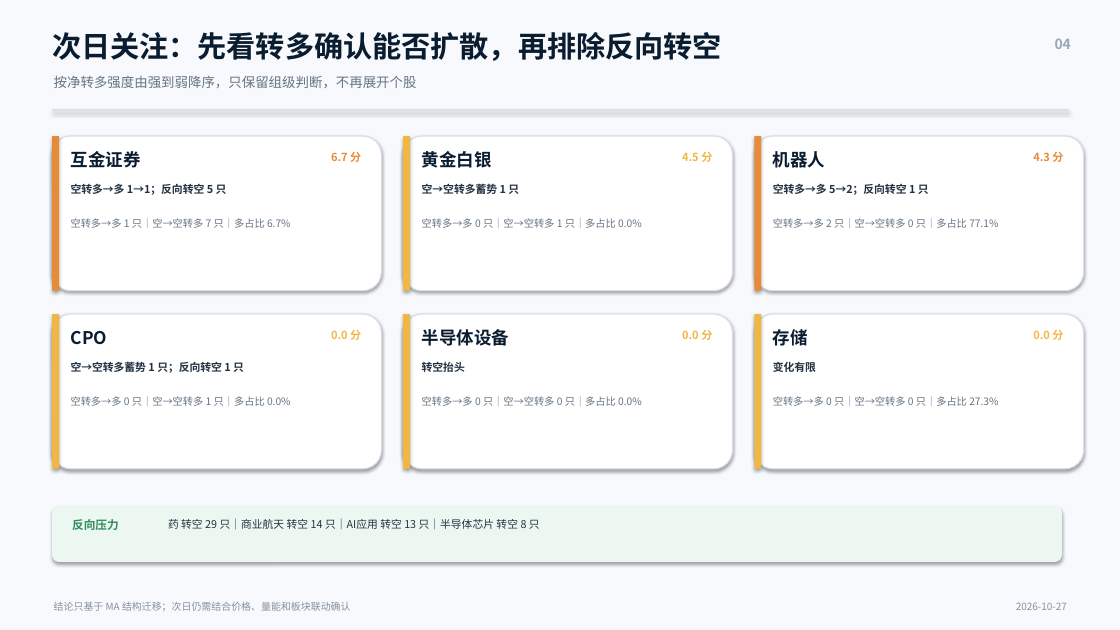
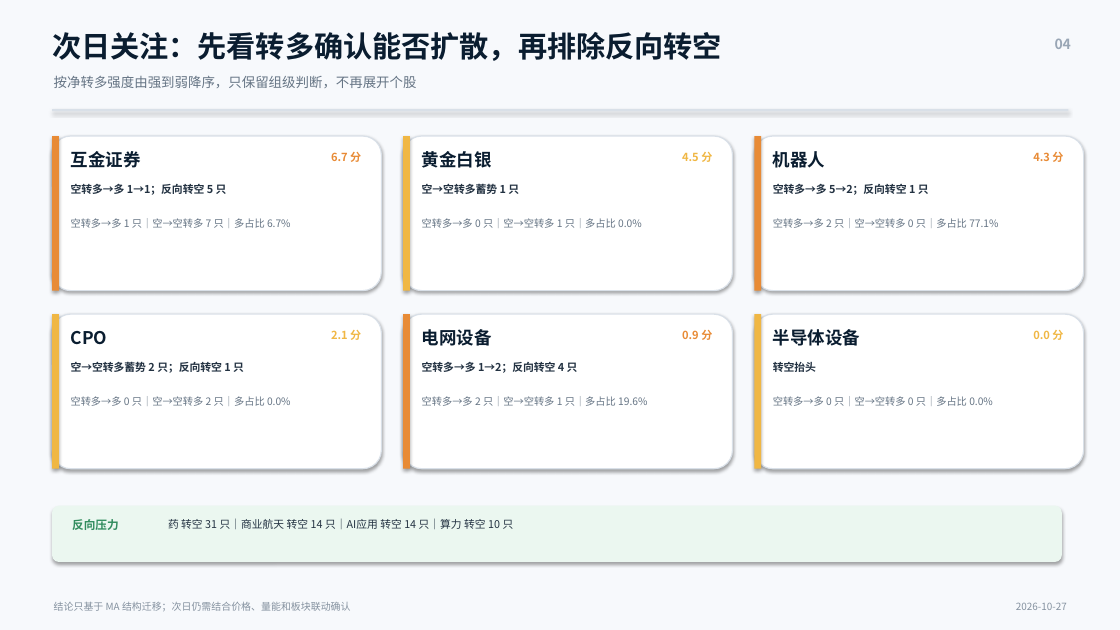
Before and after one commit to nancybhc/a-share-blast-lab, a slide deck: slide 4 of assets/多空阶段简报_2026-10-27.pptx. Drawn at 1120x630 pixels with LibreOffice and Linux fonts; fonts in the diff are those of the drawing. Boxes give left, top, right and bottom in pixels: in the first picture for what was removed or moved away, otherwise in the second. Text is boxed around its words. In the diff, an @@ line names an element or a change of style, - is before the commit and + after.

```diff
--- a/assets/多空阶段简报_2026-10-27.pptx
+++ b/assets/多空阶段简报_2026-10-27.pptx
@@ rectangle at (x1=403, y1=314, x2=410, y2=469): fill #F0B744 to #E88B36 @@
@@ text at (x1=422, y1=329, x2=492, y2=346): text changed @@
-半导体设备
+电网设备
@@ text at (x1=773, y1=329, x2=860, y2=346): text changed @@
-存储
+半导体设备
@@ text at (x1=331, y1=330, x2=361, y2=340): text changed @@
-0.0 分
+2.1 分
@@ text at (x1=682, y1=330, x2=712, y2=340): text changed; text colour #F0B744 to #E88B36 @@
-0.0 分
+0.9 分
@@ text at (x1=422, y1=362, x2=578, y2=373): text changed @@
-转空抬头
+空转多→多 1→2；反向转空 4 只
@@ text at (x1=773, y1=362, x2=816, y2=372): text changed @@
-变化有限
+转空抬头
@@ text at (x1=71, y1=396, x2=291, y2=406): text changed @@
-空转多→多 0 只｜空→空转多 1 只｜多占比 0.0%
+空转多→多 0 只｜空→空转多 2 只｜多占比 0.0%
@@ text at (x1=422, y1=396, x2=647, y2=406): text changed @@
-空转多→多 0 只｜空→空转多 0 只｜多占比 0.0%
+空转多→多 2 只｜空→空转多 1 只｜多占比 19.6%
@@ text at (x1=773, y1=396, x2=993, y2=406): text changed @@
-空转多→多 0 只｜空→空转多 0 只｜多占比 27.3%
+空转多→多 0 只｜空→空转多 0 只｜多占比 0.0%
@@ text at (x1=168, y1=518, x2=514, y2=529): text changed @@
-药 转空 29 只｜商业航天 转空 14 只｜AI应用 转空 13 只｜半导体芯片 转空 8 只
+药 转空 31 只｜商业航天 转空 14 只｜AI应用 转空 14 只｜算力 转空 10 只
```
Also in this commit, not shown: 3 other slides changed, 8 other files.
